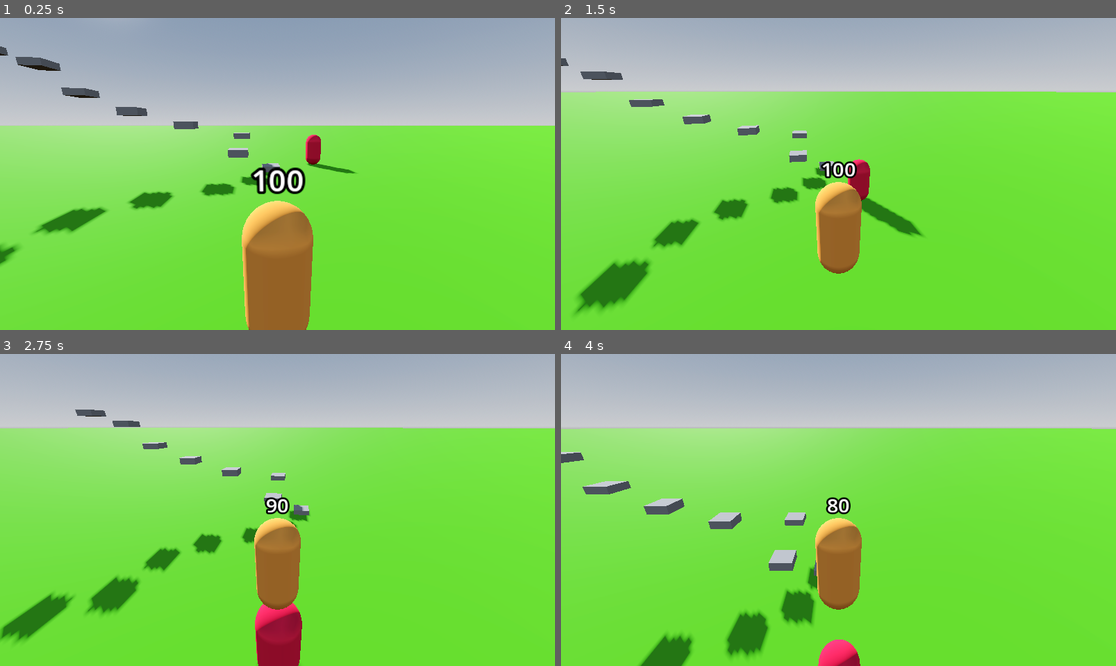
Above: before the commit, frames 1-4 (two rows, left to right).
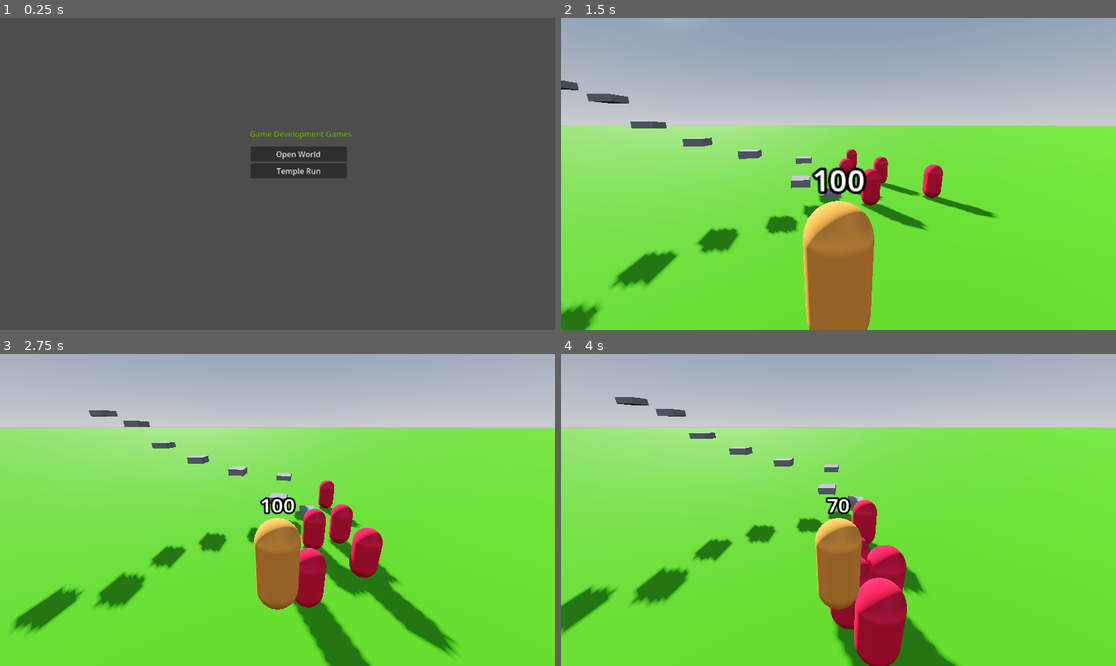
Above: after the commit, the same moments.

Repository: Raidiniom/GameDevelopment
Game: Godot game, scene res://scenes/main_menu.tscn
Two runs of this game, one before a commit and one after it. Both use one fixed random seed, a clock stepped at 60 frames per second and the inputs below. Before the commit the project starts from res://main.tscn.
Inputs (mouse positions are in pixels of both pictures, inside the frame that each line leads up to):
- Up to frame 1 (0.25 s): no input
- Up to frame 2 (1.5 s): click (860, 155) at 0.5 s, where only the run after the commit has a clickable "Open World"; tap Enter (ui_accept) at 1.25 s; move the mouse to (866, 174) at 1.27 s; hold Up (ui_up) from 1.28 s (still down); tap Shift (sprint) at 1.35 s; click (866, 174) at 1.42 s
- Up to frame 3 (2.75 s): keep holding Up (ui_up); tap Space (jump) at 1.52, 2.27 s; move the mouse to (249, 510) at 2.02 s; tap Shift (sprint) at 2.1 s
- Up to frame 4 (4 s): keep holding Up (ui_up); move the mouse to (849, 503) at 2.77 s; tap Shift (sprint) at 2.85, 3.6 s; move the mouse to (832, 516) at 3.52 s; click (832, 516) at 3.67 s; tap Space (jump) at 3.77 s

The runs differ from the first frame. In frame 1, 99% of the frame differs, in the area x 0-100%, y 0-100%; in frame 2, 29%; in frame 3, 10%; in frame 4, 13%.

Commit message:
The game is already in 3D, Debugged and Polished some stuff

Diff:
--- a/activity#2/enemies/simple_enemy.gd
+++ b/activity#2/enemies/simple_enemy.gd
@@ -40,6 +40,6 @@
 		player_in_range = null
 
 func start_attacking():
-	while player_in_range:
+	while player_in_range and not player_in_range.is_dead:
 		player_in_range.apply_damage(damage)
 		await get_tree().create_timer(attack_cooldown).timeout
--- a/activity#2/platform_spawner.gd
+++ b/activity#2/platform_spawner.gd
@@ -14,6 +14,8 @@
 var spawned_platforms = []
 
 func _ready():
+	player.player_respawned.connect(reset_level)
+
 	for i in range(spawn_distance):
 		spawn_platform()
 
@@ -76,3 +78,21 @@
 	if spawned_platforms.size() > spawn_distance:
 		var old_plat = spawned_platforms.pop_front()
 		old_plat.queue_free()
+
+func reset_level():
+	print("Resetting Level")
+
+	# Reset progression
+	distance_travelled = 0
+	current_level = 1
+	world_speed = 5.0
+
+	# Delete old platforms
+	for p in spawned_platforms:
+		p.queue_free()
+
+	spawned_platforms.clear()
+
+	# Spawn new starting platforms
+	for i in range(spawn_distance):
+		spawn_platform()
--- a/activity#2/player.gd
+++ b/activity#2/player.gd
@@ -8,6 +8,7 @@
 
 var is_dead := false
 signal player_died
+signal player_respawned
 
 var spawn_position : Vector3
 
@@ -64,4 +65,5 @@
 	global_position = spawn_position
 	velocity = Vector3.ZERO
 	is_dead = false
+	emit_signal("player_respawned")
 	print("Respawned")
--- a/activity#2/project.godot
+++ b/activity#2/project.godot
@@ -11,7 +11,7 @@
 [application]
 
 config/name="Activity#2"
-run/main_scene="uid://2smlts3vhjvp"
+run/main_scene="uid://2x43mi240gkb"
 config/features=PackedStringArray("4.6", "Forward Plus")
 config/icon="res://icon.svg"
 
--- a/activity#2/main.tscn
+++ b/activity#2/scenes/main.tscn
@@ -143,3 +143,15 @@
 
 [node name="Enemy" parent="." unique_id=937995986 groups=["enemy"] instance=ExtResource("2_0xm2m")]
 transform = Transform3D(0.5, 0, 0, 0, 0.5, 0, 0, 0, 0.5, 1.8333287, 0.75, 4.246742)
+
+[node name="Enemy2" parent="." unique_id=1843847648 groups=["enemy"] instance=ExtResource("2_0xm2m")]
+transform = Transform3D(0.5, 0, 0, 0, 0.5, 0, 0, 0, 0.5, 1.8333287, 0.75, 6.8503103)
+
+[node name="Enemy3" parent="." unique_id=1348281068 groups=["enemy"] instance=ExtResource("2_0xm2m")]
+transform = Transform3D(0.5, 0, 0, 0, 0.5, 0, 0, 0, 0.5, 6.3376822, 0.75, 4.246742)
+
+[node name="Enemy4" parent="." unique_id=1097970997 groups=["enemy"] instance=ExtResource("2_0xm2m")]
+transform = Transform3D(0.5, 0, 0, 0, 0.5, 0, 0, 0, 0.5, 3.7700162, 0.75, 5.242922)
+
+[node name="Enemy5" parent="." unique_id=1201475711 groups=["enemy"] instance=ExtResource("2_0xm2m")]
+transform = Transform3D(0.5, 0, 0, 0, 0.5, 0, 0, 0, 0.5, 3.663195, 0.75, 3.5142727)
--- /dev/null
+++ b/activity#2/scenes/main_menu.gd
@@ -0,0 +1,23 @@
+extends Control
+
+
+# Called when the node enters the scene tree for the first time.
+func _ready() -> void:
+	pass # Replace with function body.
+
+
+# Called every frame. 'delta' is the elapsed time since the previous frame.
+func _process(delta: float) -> void:
+	pass
+
+#func _on_temple_run_button_pressed():
+	#get_tree().change_scene_to_file("res://scenes/TempleRunScene.tscn")
+#
+#func _on_open_world_button_pressed():
+	#get_tree().change_scene_to_file("res://scenes/OpenWorldScene.tscn")
+
+func _on_open_world_pressed() -> void:
+	get_tree().change_scene_to_file("res://scenes/main.tscn")
+
+func _on_temple_run_pressed() -> void:
+	get_tree().change_scene_to_file("res://scenes/temple_run.tscn")
--- /dev/null
+++ b/activity#2/scenes/main_menu.tscn
@@ -0,0 +1,39 @@
+[gd_scene format=3 uid="uid://2x43mi240gkb"]
+
+[ext_resource type="Script" uid="uid://6sw0e48syiut" path="res://scenes/main_menu.gd" id="1_l6cm7"]
+
+[sub_resource type="LabelSettings" id="LabelSettings_l6cm7"]
+font_color = Color(0.40032792, 0.6469994, 1.92523e-07, 1)
+
+[node name="MainMenu" type="Control" unique_id=322432407]
+layout_mode = 3
+anchors_preset = 0
+script = ExtResource("1_l6cm7")
+
+[node name="VBoxContainer" type="VBoxContainer" parent="." unique_id=816149631]
+layout_mode = 0
+offset_left = 520.0
+offset_top = 250.0
+offset_right = 720.0
+offset_bottom = 350.0
+alignment = 1
+
+[node name="OpenWorld" type="Button" parent="VBoxContainer" unique_id=670728263]
+layout_mode = 2
+text = "Open World"
+
+[node name="TempleRun" type="Button" parent="VBoxContainer" unique_id=2035216215]
+layout_mode = 2
+text = "Temple Run"
+
+[node name="Label" type="Label" parent="." unique_id=949586124]
+layout_mode = 0
+offset_left = 519.0
+offset_top = 229.0
+offset_right = 730.0
+offset_bottom = 252.0
+text = "Game Development Games"
+label_settings = SubResource("LabelSettings_l6cm7")
+
+[connection signal="pressed" from="VBoxContainer/OpenWorld" to="." method="_on_open_world_pressed"]
+[connection signal="pressed" from="VBoxContainer/TempleRun" to="." method="_on_temple_run_pressed"]
--- a/activity#2/temple_run.tscn
+++ b/activity#2/scenes/temple_run.tscn
@@ -1,20 +1,23 @@
 [gd_scene format=3 uid="uid://cftmcxu1xb40p"]
 
-[ext_resource type="Script" uid="uid://dtq4vo083sbl8" path="res://temple_run.gd" id="1_7brnk"]
-[ext_resource type="Script" uid="uid://coeruebia7fmg" path="res://platform_spawner.gd" id="1_g1kgw"]
-[ext_resource type="Script" uid="uid://cnfd43pehp43n" path="res://player.gd" id="1_jh0ff"]
-[ext_resource type="PackedScene" uid="uid://besus3qunjfqg" path="res://modules/PlatformStraight.tscn" id="2_7vfow"]
-[ext_resource type="PackedScene" uid="uid://32jlw28etxrm" path="res://modules/PlatformGap.tscn" id="3_jh0ff"]
-[ext_resource type="PackedScene" uid="uid://ciwaybx2ky17b" path="res://modules/platform_right_gap.tscn" id="4_7brnk"]
-[ext_resource type="PackedScene" uid="uid://c134e01i2ddb6" path="res://modules/platform_left_gap.tscn" id="5_6kmpf"]
-[ext_resource type="PackedScene" uid="uid://cio6ha6cbbfh8" path="res://modules/platformlvl_2_potholes.tscn" id="8_k60q2"]
-[ext_resource type="PackedScene" uid="uid://dtkwa58e0j788" path="res://modules/platformlvl_2_leftgap.tscn" id="9_4mlqu"]
-[ext_resource type="PackedScene" uid="uid://c5kdb2hnagg0j" path="res://modules/platformlvl_2_rightgap.tscn" id="10_qs7no"]
-[ext_resource type="PackedScene" uid="uid://dd57jutkwileq" path="res://modules/platformlvl_2_potholesv_2.tscn" id="11_5gmem"]
-[ext_resource type="PackedScene" uid="uid://bom3ldsokribq" path="res://modules/platformlvl_2_tightrope.tscn" id="12_ckwyw"]
+[ext_resource type="Script" uid="uid://dtq4vo083sbl8" path="res://temple_run.gd" id="1_mt5p3"]
+[ext_resource type="Script" uid="uid://cnfd43pehp43n" path="res://player.gd" id="2_pjrbh"]
+[ext_resource type="Script" uid="uid://coeruebia7fmg" path="res://platform_spawner.gd" id="3_v3oyo"]
+[ext_resource type="PackedScene" uid="uid://besus3qunjfqg" path="res://modules/PlatformStraight.tscn" id="4_5g5t8"]
+[ext_resource type="PackedScene" uid="uid://32jlw28etxrm" path="res://modules/PlatformGap.tscn" id="5_p06ly"]
+[ext_resource type="PackedScene" uid="uid://c134e01i2ddb6" path="res://modules/platform_left_gap.tscn" id="6_nnc78"]
+[ext_resource type="PackedScene" uid="uid://ciwaybx2ky17b" path="res://modules/platform_right_gap.tscn" id="7_xrne2"]
+[ext_resource type="PackedScene" uid="uid://cio6ha6cbbfh8" path="res://modules/platformlvl_2_potholes.tscn" id="8_xp4dw"]
+[ext_resource type="PackedScene" uid="uid://dtkwa58e0j788" path="res://modules/platformlvl_2_leftgap.tscn" id="9_s0jxe"]
+[ext_resource type="PackedScene" uid="uid://c5kdb2hnagg0j" path="res://modules/platformlvl_2_rightgap.tscn" id="10_hkkrx"]
+[ext_resource type="PackedScene" uid="uid://dd57jutkwileq" path="res://modules/platformlvl_2_potholesv_2.tscn" id="11_4bbmt"]
+[ext_resource type="PackedScene" uid="uid://bom3ldsokribq" path="res://modules/platformlvl_2_tightrope.tscn" id="12_b6jtx"]
 
 [sub_resource type="CapsuleShape3D" id="CapsuleShape3D_7vfow"]
 height = 1.5
+
+[sub_resource type="StandardMaterial3D" id="StandardMaterial3D_7hctm"]
+albedo_color = Color(0.23448214, 0.8848193, 0.8251584, 1)
 
 [sub_resource type="CapsuleMesh" id="CapsuleMesh_jh0ff"]
 
@@ -51,12 +54,13 @@
 
 [node name="MeshInstance3D" type="MeshInstance3D" parent="Player" unique_id=672716896]
 transform = Transform3D(1, 0, 0, 0, 1, 0, 0, 0, 1, 0, 4.7683716e-07, 0)
+material_override = SubResource("StandardMaterial3D_7hctm")
 mesh = SubResource("CapsuleMesh_jh0ff")
 
 [node name="PlatformSpawner" type="Node3D" parent="." unique_id=1445806598]
-script = ExtResource("1_g1kgw")
-platform_scenes_lvl1 = Array[PackedScene]([ExtResource("2_7vfow"), ExtResource("3_jh0ff"), ExtResource("5_6kmpf"), ExtResource("4_7brnk")])
-platform_scenes_lvl2 = Array[PackedScene]([ExtResource("8_k60q2"), ExtResource("9_4mlqu"), ExtResource("10_qs7no"), ExtResource("11_5gmem"), ExtResource("12_ckwyw")])
+script = ExtResource("3_v3oyo")
+platform_scenes_lvl1 = Array[PackedScene]([ExtResource("4_5g5t8"), ExtResource("5_p06ly"), ExtResource("6_nnc78"), ExtResource("7_xrne2")])
+platform_scenes_lvl2 = Array[PackedScene]([ExtResource("8_xp4dw"), ExtResource("9_s0jxe"), ExtResource("10_hkkrx"), ExtResource("11_4bbmt"), ExtResource("12_b6jtx")])
 
 [node name="WorldEnvironment" type="WorldEnvironment" parent="PlatformSpawner" unique_id=567975364]
 environment = SubResource("Environment_77npa")
--- a/activity#2/temple_run.gd
+++ b/activity#2/temple_run.gd
@@ -7,10 +7,14 @@
 # Called when the node enters the scene tree for the first time.
 func _ready():
 	player.player_died.connect(_on_player_died)
+	player.player_respawned.connect(_on_player_respawned)
 
 func _on_player_died():
 	message_container.text = "You Fell and Died!"
 
+func _on_player_respawned():
+	message_container.text = ""
+
 # Called every frame. 'delta' is the elapsed time since the previous frame.
 func _process(delta: float) -> void:
 	pass
Not shown, added: activity#2/scenes/main_menu.gd.uid
Not shown: 2 places in activity#2/scenes/temple_run.tscn that only renumber resources
Not shown, changed: README.md
